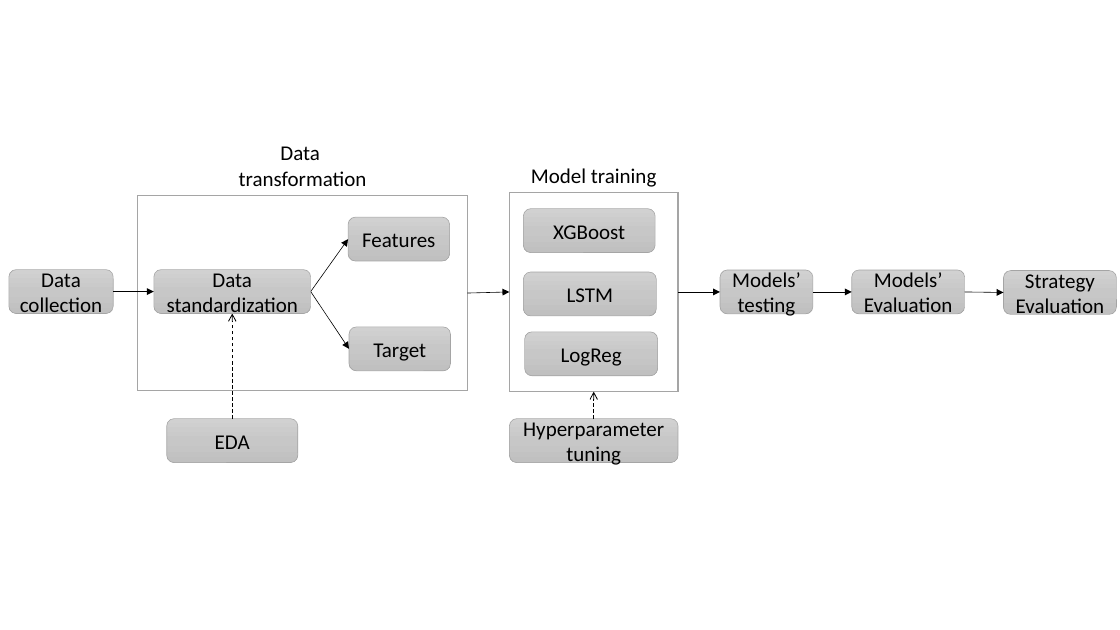
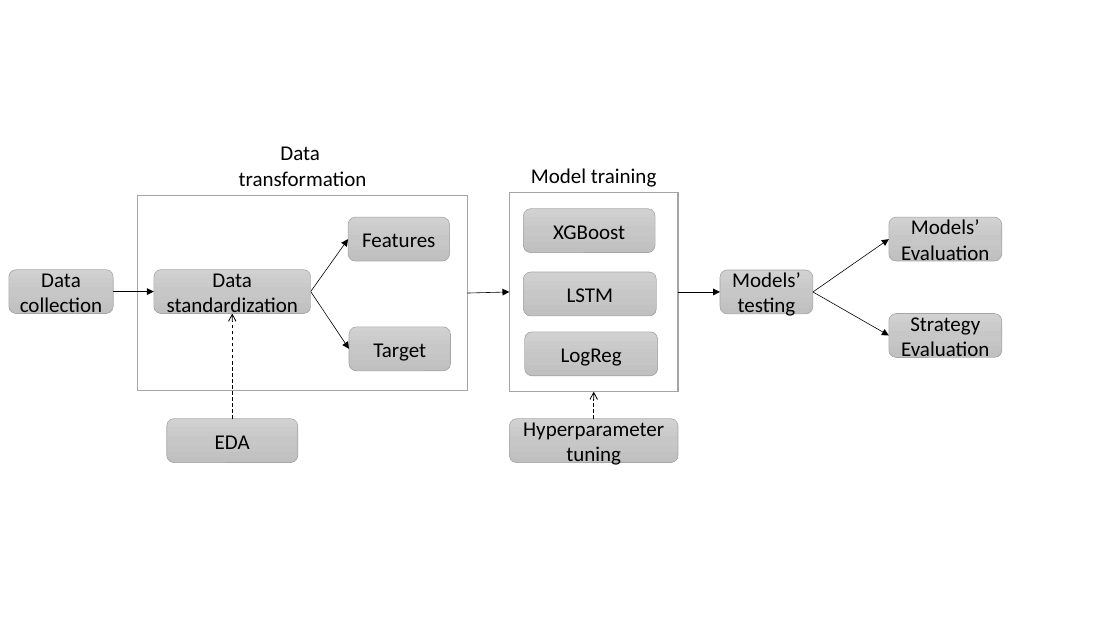
Before and after one commit to gpalazzo/crypto_msc_thesis, a slide deck: slide 2 of assets/diagrams.pptx. Drawn at 1120x630 pixels with LibreOffice and Linux fonts; fonts in the diff are those of the drawing. Boxes give left, top, right and bottom in pixels: in the first picture for what was removed or moved away, otherwise in the second. Text is boxed around its words. In the diff, an @@ line names an element or a change of style, - is before the commit and + after.

```diff
--- a/assets/diagrams.pptx
+++ b/assets/diagrams.pptx
@@ arrow moved from (813, 292) - (852, 292) to (813, 292) - (889, 239) @@
@@ rounded rectangle "Models’ Evaluation" moved from (x1=852, y1=270, x2=965, y2=313) to (x1=889, y1=218, x2=1002, y2=261) @@
@@ arrow added from (813, 292) to (889, 335), #000000 0.5 pt @@
@@ arrow removed from (965, 292) to (1004, 292) @@
@@ rounded rectangle "Strategy Evaluation" moved from (x1=1004, y1=271, x2=1117, y2=314) to (x1=889, y1=313, x2=1002, y2=357) @@
```
Also in this commit, not shown: 3 other files.
